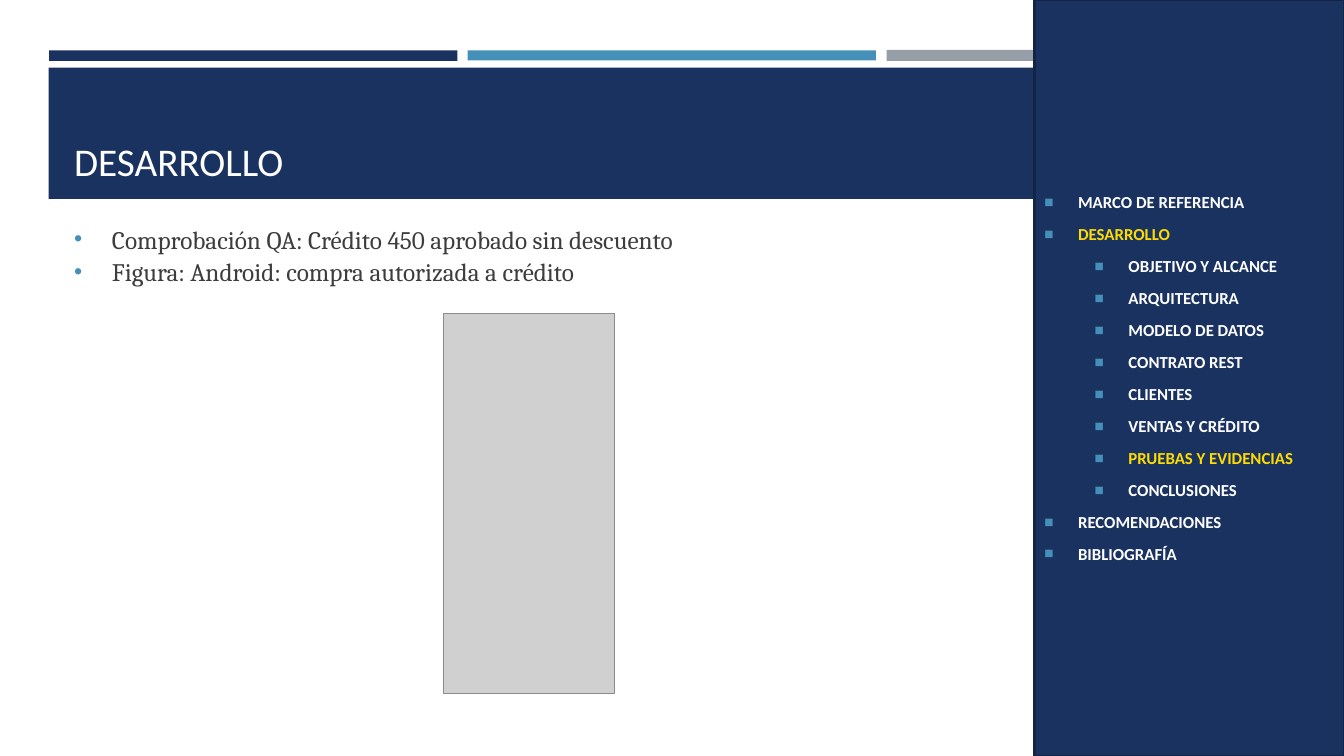
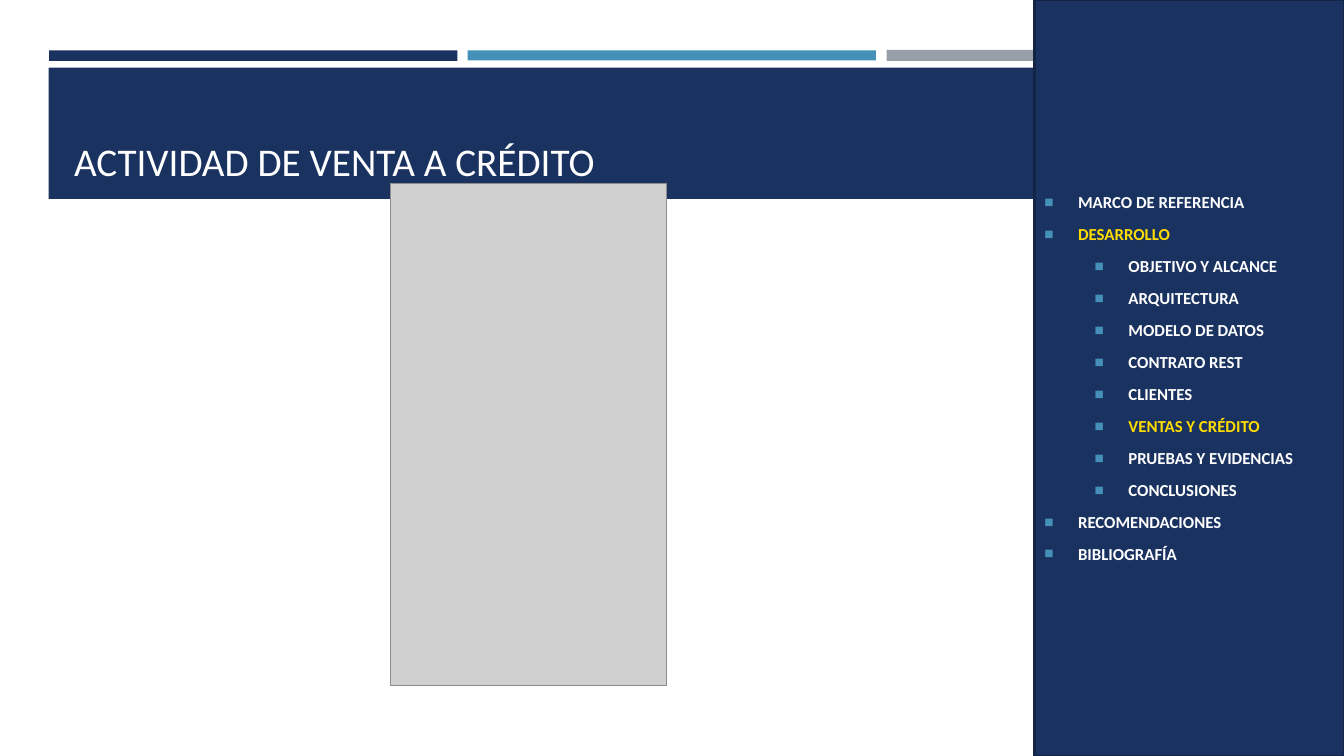
Before and after one commit to gamurigm/examen-arq-1, a slide deck: slide 18 of 05. DOCUMENTACION/02. PRESENTACION/PRESENTACION_CELULAR_BDDLOCAL_RESTFUL_DOTNET_GR09.pptx (slide 31 before the commit). Drawn at 1344x756 pixels with LibreOffice and Linux fonts; fonts in the diff are those of the drawing; grey boxes stand for pictures. Boxes give left, top, right and bottom in pixels: in the first picture for what was removed or moved away, otherwise in the second. Text is boxed around its words. In the diff, an @@ line names an element or a change of style, - is before the commit and + after.

```diff
--- a/05. DOCUMENTACION/02. PRESENTACION/PRESENTACION_CELULAR_BDDLOCAL_RESTFUL_DOTNET_GR09.pptx
+++ b/05. DOCUMENTACION/02. PRESENTACION/PRESENTACION_CELULAR_BDDLOCAL_RESTFUL_DOTNET_GR09.pptx
@@ title at box(74, 143, 594, 186): text changed @@
-DESARROLLO
+ACTIVIDAD DE VENTA A CRÉDITO
@@ picture added at box(390, 184, 666, 686) @@
@@ text removed at box(112, 231, 673, 287) @@
-• Comprobación QA: Crédito 450 aprobado sin descuento
-• Figura: Android: compra autorizada a crédito
@@ picture removed at box(444, 314, 615, 694) @@
@@ text in rectangle at box(1128, 419, 1293, 464): text colour #FFFFFF to #FFDC00 in "VENTAS Y CRÉDITO"; text colour #FFDC00 to #FFFFFF in "PRUEBAS Y EVIDENCIAS" @@
```
Also in this commit, not shown: 32 other slides changed, 3 slides added, 11 other files.
